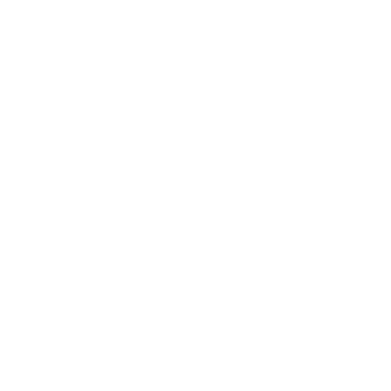
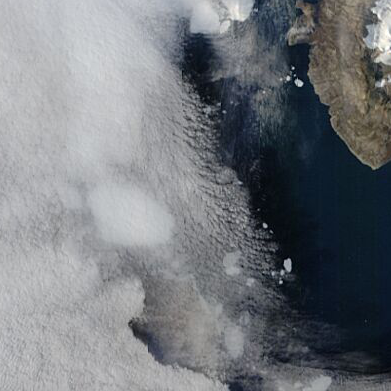
Comparing the layer stacks of the two 391px x 391px images. Changes:
added layer "048_baffin_bay_100km_20220911.terra.truecolor.250m" above "Background" over [left=0, top=0, right=391, bottom=391]
